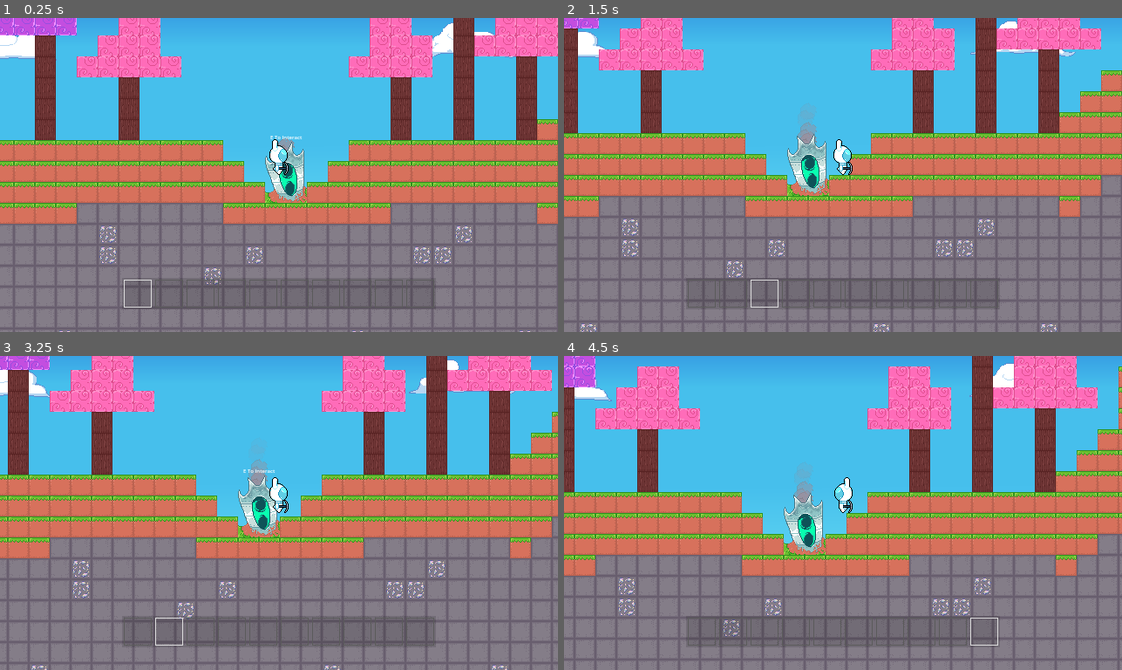
Above: before the commit, frames 1-4 (two rows, left to right).
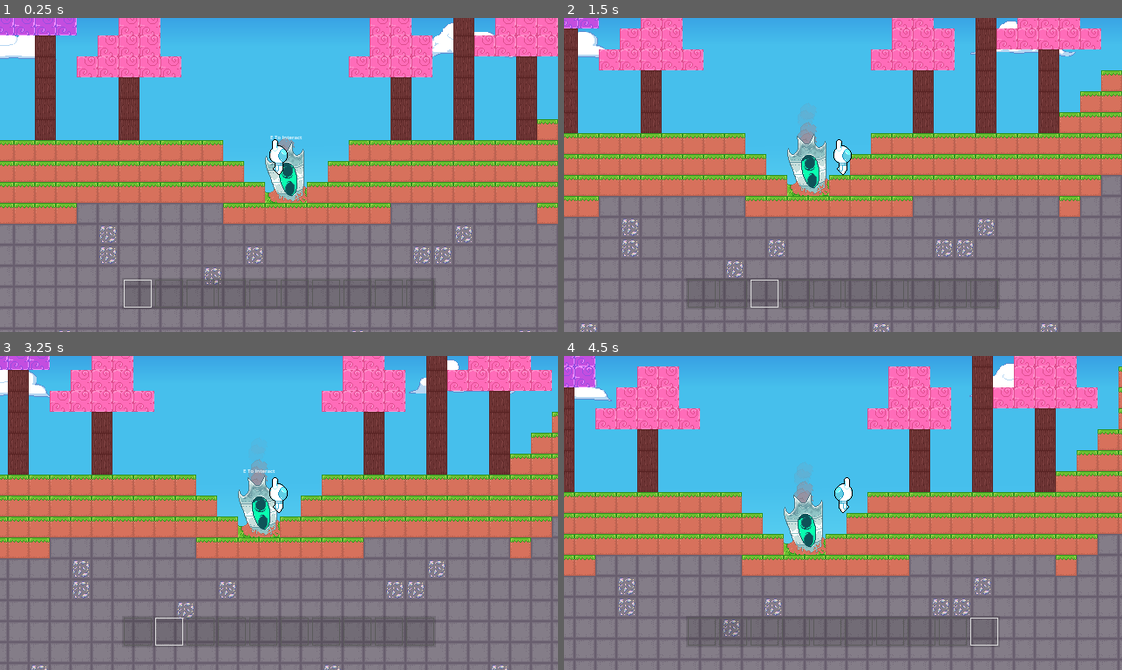
Above: after the commit, the same moments.

Repository: GriffinRio/Game-likeJam10
Game: Godot game, scene res://main.tscn
Two runs of this game, one before a commit and one after it. Both use one fixed random seed, a clock stepped at 60 frames per second and the inputs below.
Inputs (mouse positions are in pixels of both pictures, inside the frame that each line leads up to):
- Up to frame 1 (0.25 s): no input
- Up to frame 2 (1.5 s): move the mouse to (965, 159) at 0.52 s; hold 1 (Direct_Item_Switch) 0.53-1.28 s; hold D (Move_Right) from 0.53 s (still down); tap W (Jump) at 0.77 s; tap Mouse wheel down (Switch_Item_Down) at 0.8, 1.35 s; move the mouse to (731, 190) at 1.27 s
- Up to frame 3 (3.25 s): tap W (Jump) at 1.52, 3.02 s; tap Mouse wheel up (Switch_Item_Up) at 1.55 s; move the mouse to (334, 443) at 2.02 s; release D (Move_Right) at 2.03 s; hold A (Move_Left) 2.03-2.78 s; hold Mouse wheel up (Switch_Item_Up) 2.03-2.78 s; tap 1 (Direct_Item_Switch) at 2.3 s; move the mouse to (251, 575) at 2.77 s; hold D (Move_Right) from 2.78 s (still down); click (251, 575) at 2.85 s; tap Mouse wheel down (Switch_Item_Down) at 3.05 s
- Up to frame 4 (4.5 s): move the mouse to (1010, 560) at 3.52 s; hold 1 (Direct_Item_Switch) 3.53-4.28 s; tap W (Jump) at 3.77 s; tap Mouse wheel up (Switch_Item_Up) at 3.8 s; move the mouse to (675, 465) at 4.27 s; release D (Move_Right) at 4.28 s; hold A (Move_Left) from 4.28 s (still down); tap E (Interact) at 4.35 s

The runs differ from the first frame. In frame 1, less than 0.1% of the frame differs, in the area x 50-52%, y 45-50%; in frame 2, less than 0.1%; in frame 3, less than 0.1%; in frame 4, less than 0.1%.

Commit message:
Tool animations working

Diff:
--- a/gameLikeJam10/Characters/player.gd
+++ b/gameLikeJam10/Characters/player.gd
@@ -18,6 +18,8 @@
 @onready var animation_tree : AnimationTree = $AnimationTree
 @onready var ray_cast_2d: RayCast2D = $RayCast2D
 @onready var area_2d: Area2D = $Area2D
+@onready var tool: Sprite2D = $AnimatedSprite2D/ToolPivot/Tool
+@onready var tool_pivot: Node2D = $AnimatedSprite2D/ToolPivot
 
 var is_mining : bool
 var tile_being_mined : Vector2i
@@ -70,11 +72,10 @@
 		# Get the input direction and handle the movement/deceleration and animation.
 		var direction := Input.get_axis("Move_Left", "Move_Right")
 		animation_tree.set("parameters/Move/blend_position", direction)
-		# animation_tree.set("parameters/conditions/is_mining", is_mining)
-		# animation_tree.set("parameters/conditions/!is_mining", !is_mining)
 
 		if direction:
 			_animated_sprite.flip_h = (direction < 0)
+			tool_pivot.scale.x = direction
 			velocity.x = direction * SPEED
 		else:
 			velocity.x = move_toward(velocity.x, 0, SPEED)
@@ -117,9 +118,17 @@
 func change_equipped(index : int) -> void:
 	equipped = (index + inventory.SIZE) % inventory.SIZE
 	EventBus.player_equipped_changed.emit(equipped)
+	var item : Item = get_equipped()
+	if(item is ItemTools):
+		var atlas : AtlasTexture = tool.texture
+		atlas.atlas = item.sprite
+		atlas.region = Rect2(0,0,32.0,20.0)
+	else:
+		var atlas : AtlasTexture = null
 	if(is_mining):
 		EventBus.player_stop_mining.emit()
-		start_mining.emit(tile_being_mined, get_equipped())
+		start_mining.emit(tile_being_mined, item)
+
 
 func get_equipped() -> Item:
 	return inventory.get_item(equipped)
--- a/gameLikeJam10/Characters/player.tscn
+++ b/gameLikeJam10/Characters/player.tscn
@@ -4,7 +4,6 @@
 [ext_resource type="Script" uid="uid://drsde1w8uxb1y" path="res://Characters/inventory.gd" id="2_eovys"]
 [ext_resource type="Texture2D" uid="uid://dxc7kjcubb3yo" path="res://Assets/Art/Player_Mine.png" id="3_65n15"]
 [ext_resource type="Texture2D" uid="uid://byhcuy2y4a85c" path="res://Assets/Art/Player_Walk.png" id="3_vb825"]
-[ext_resource type="Texture2D" uid="uid://dubsi8j0tqoqm" path="res://Assets/Art/Items/IronPick.png" id="5_l48on"]
 
 [sub_resource type="RectangleShape2D" id="RectangleShape2D_65n15"]
 size = Vector2(17, 39)
@@ -88,6 +87,8 @@
 "name": &"Player_Walk",
 "speed": 5.0
 }]
+
+[sub_resource type="AtlasTexture" id="AtlasTexture_65n15"]
 
 [sub_resource type="Animation" id="Animation_65n15"]
 length = 0.2
@@ -117,6 +118,30 @@
 "update": 0,
 "values": [0]
 }
+tracks/2/type = "value"
+tracks/2/imported = false
+tracks/2/enabled = true
+tracks/2/path = NodePath("AnimatedSprite2D/ToolPivot/Tool:position")
+tracks/2/interp = 1
+tracks/2/loop_wrap = true
+tracks/2/keys = {
+"times": PackedFloat32Array(0),
+"transitions": PackedFloat32Array(1),
+"update": 1,
+"values": [Vector2(10, 11)]
+}
+tracks/3/type = "value"
+tracks/3/imported = false
+tracks/3/enabled = true
+tracks/3/path = NodePath("AnimatedSprite2D/ToolPivot/Tool:rotation")
+tracks/3/interp = 1
+tracks/3/loop_wrap = true
+tracks/3/keys = {
+"times": PackedFloat32Array(0),
+"transitions": PackedFloat32Array(1),
+"update": 0,
+"values": [1.5707964]
+}
 
 [sub_resource type="Animation" id="Animation_l48on"]
 length = 0.8
@@ -149,19 +174,19 @@
 tracks/2/type = "value"
 tracks/2/imported = false
 tracks/2/enabled = true
-tracks/2/path = NodePath("Tool:position")
+tracks/2/path = NodePath("AnimatedSprite2D/ToolPivot/Tool:position")
 tracks/2/interp = 1
 tracks/2/loop_wrap = true
 tracks/2/keys = {
 "times": PackedFloat32Array(0, 0.2, 0.4, 0.6),
 "transitions": PackedFloat32Array(1, 1, 1, 1),
 "update": 1,
-"values": [Vector2(9.5, -8.002284), Vector2(9.5, -6.9956856), Vector2(-1.9844689, -26.50512), Vector2(-1.9844689, -25.484337)]
+"values": [Vector2(10, 10), Vector2(10, 11), Vector2(-2, -9), Vector2(-2, -8)]
 }
 tracks/3/type = "value"
 tracks/3/imported = false
 tracks/3/enabled = true
-tracks/3/path = NodePath("Tool:rotation")
+tracks/3/path = NodePath("AnimatedSprite2D/ToolPivot/Tool:rotation")
 tracks/3/interp = 1
 tracks/3/loop_wrap = true
 tracks/3/keys = {
@@ -199,25 +224,49 @@
 "update": 0,
 "values": [0, 1, 2, 3]
 }
+tracks/2/type = "value"
+tracks/2/imported = false
+tracks/2/enabled = true
+tracks/2/path = NodePath("AnimatedSprite2D/ToolPivot/Tool:position")
+tracks/2/interp = 1
+tracks/2/loop_wrap = true
+tracks/2/keys = {
+"times": PackedFloat32Array(0, 0.2, 0.4, 0.6),
+"transitions": PackedFloat32Array(1, 1, 1, 1),
+"update": 1,
+"values": [Vector2(10, 12), Vector2(10, 11), Vector2(10, 12), Vector2(10, 11)]
+}
+tracks/3/type = "value"
+tracks/3/imported = false
+tracks/3/enabled = true
+tracks/3/path = NodePath("AnimatedSprite2D/ToolPivot/Tool:rotation")
+tracks/3/interp = 1
+tracks/3/loop_wrap = true
+tracks/3/keys = {
+"times": PackedFloat32Array(0),
+"transitions": PackedFloat32Array(1),
+"update": 0,
+"values": [1.5707964]
+}
 
 [sub_resource type="Animation" id="Animation_p728j"]
 length = 0.001
 tracks/0/type = "value"
 tracks/0/imported = false
 tracks/0/enabled = true
-tracks/0/path = NodePath("Tool:position")
+tracks/0/path = NodePath("AnimatedSprite2D/ToolPivot/Tool:position")
 tracks/0/interp = 1
 tracks/0/loop_wrap = true
 tracks/0/keys = {
 "times": PackedFloat32Array(0),
 "transitions": PackedFloat32Array(1),
 "update": 0,
-"values": [Vector2(9.500059, -7.0018425)]
+"values": [Vector2(10, 12)]
 }
 tracks/1/type = "value"
 tracks/1/imported = false
 tracks/1/enabled = true
-tracks/1/path = NodePath("Tool:rotation")
+tracks/1/path = NodePath("AnimatedSprite2D/ToolPivot/Tool:rotation")
 tracks/1/interp = 1
 tracks/1/loop_wrap = true
 tracks/1/keys = {
@@ -275,10 +324,6 @@
 states/Player_Mine/position = Vector2(649, 100)
 transitions = ["Start", "Move", SubResource("AnimationNodeStateMachineTransition_642pg"), "Move", "Player_Mine", SubResource("AnimationNodeStateMachineTransition_l48on"), "Player_Mine", "Move", SubResource("AnimationNodeStateMachineTransition_4m0gv")]
 
-[sub_resource type="AtlasTexture" id="AtlasTexture_cbmiu"]
-atlas = ExtResource("5_l48on")
-region = Rect2(0, 0, 32, 19)
-
 [node name="Player" type="CharacterBody2D" unique_id=345442620]
 z_index = 1
 collision_mask = 2
@@ -310,6 +355,14 @@
 animation = &"Player_Idle"
 autoplay = "Player_Walk"
 
+[node name="ToolPivot" type="Node2D" parent="AnimatedSprite2D" unique_id=789756688]
+position = Vector2(0, 6)
+
+[node name="Tool" type="Sprite2D" parent="AnimatedSprite2D/ToolPivot" unique_id=232939968]
+position = Vector2(10, 12)
+rotation = 1.5707964
+texture = SubResource("AtlasTexture_65n15")
+
 [node name="AnimationPlayer" type="AnimationPlayer" parent="." unique_id=1364681831]
 libraries/ = SubResource("AnimationLibrary_p728j")
 
@@ -318,8 +371,3 @@
 advance_expression_base_node = NodePath("..")
 anim_player = NodePath("../AnimationPlayer")
 parameters/Move/blend_position = 0.0
-
-[node name="Tool" type="Sprite2D" parent="." unique_id=232939968]
-position = Vector2(9.500059, -7.0018425)
-rotation = 1.5707964
-texture = SubResource("AtlasTexture_cbmiu")
